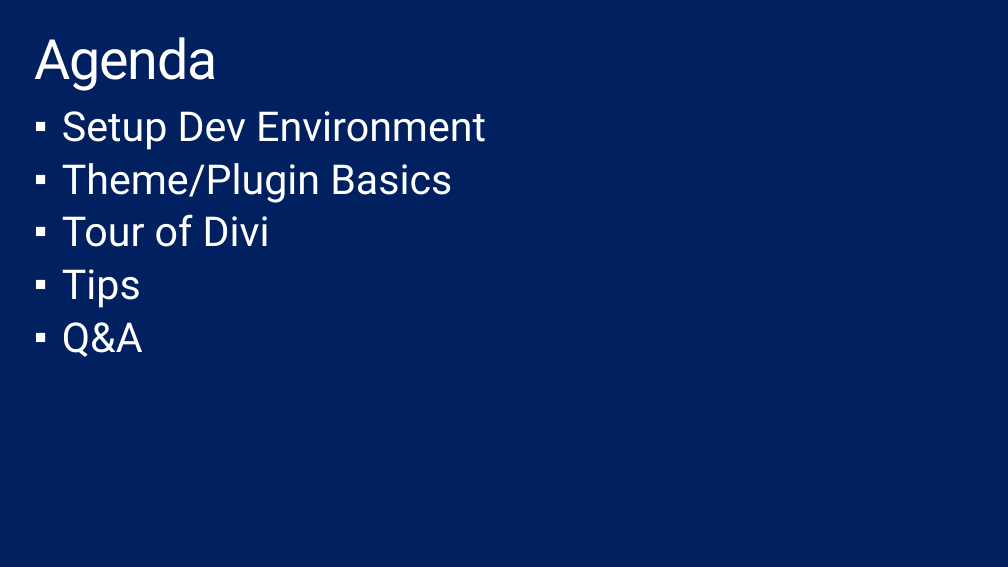
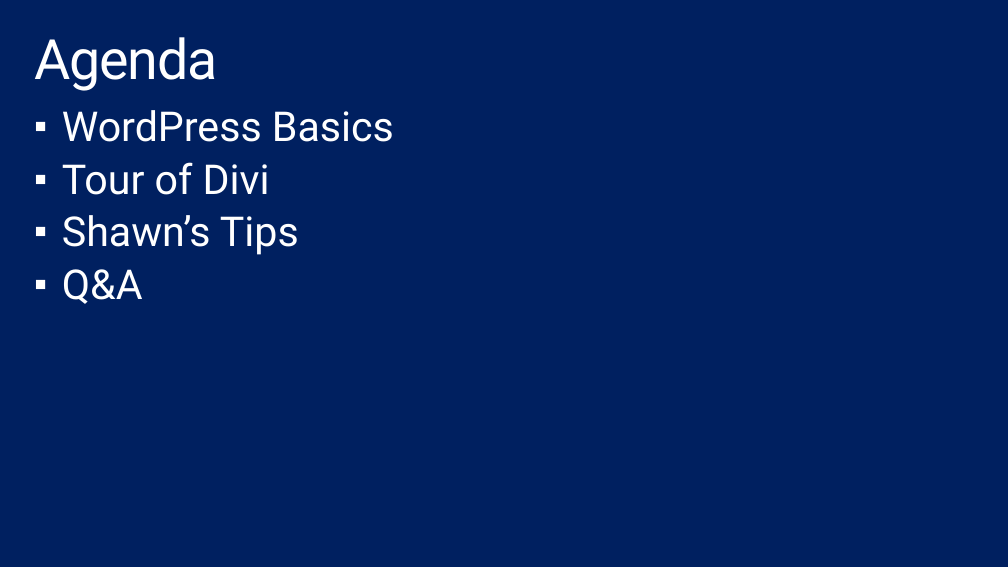
Before and after one commit to shawnweisfeld/20160906_GiveCampDevBootcamp, a slide deck: slide 4 of DevBootcamp.pptx. Drawn at 1008x567 pixels with LibreOffice and Linux fonts; fonts in the diff are those of the drawing; background and template pictures are left out. Boxes give left, top, right and bottom in pixels: in the first picture for what was removed or moved away, otherwise in the second. Text is boxed around its words. In the diff, an @@ line names an element or a change of style, - is before the commit and + after.

```diff
--- a/DevBootcamp.pptx
+++ b/DevBootcamp.pptx
@@ text at (x1=62, y1=110, x2=394, y2=142): text changed @@
-▪ Setup Dev Environment
-▪ Theme/Plugin Basics
+▪ WordPress Basics
@@ text at (x1=62, y1=215, x2=299, y2=255): text changed @@
-▪ Tips
+▪ Shawn’s Tips
```
Also in this commit, not shown: 2 other slides changed, 26 slides added.
